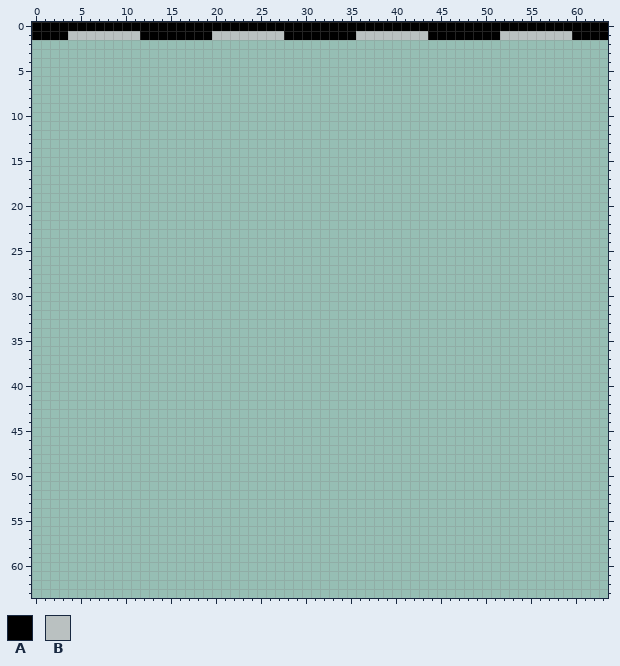
File history of a pixel-art file, Assets/Sprites/Ground Tiles/ground-tiles.ase. The first picture shows the starting point.
64x64 pixels, 1 frame. The old version is drawn lined up with the new one.
Palette (. is transparent): A #000000  B #bac1c1
Pixels before (only the part around the change), first column x 0:
 0 AAAAAAAAAAAAAAAAAAAAAAAAAAAAAAAAAAAAAAAAAAAAAAAAAAAAAAAAAAAAAAAA
 1 AAAABBBBBBBBAAAAAAAABBBBBBBBAAAAAAAABBBBBBBBAAAAAAAABBBBBBBBAAAA
 2 ................................................................
 3 ................................................................
 4 ................................................................
 5 ................................................................
 6 ................................................................
 7 ................................................................
 8 ................................................................
 9 ................................................................
10 ................................................................
11 ................................................................
12 ................................................................
13 ................................................................
14 ................................................................
15 ................................................................
16 ................................................................
17 ................................................................
18 ................................................................
19 ................................................................
20 ................................................................
21 ................................................................
22 ................................................................
23 ................................................................
24 ................................................................
25 ................................................................
26 ................................................................
27 ................................................................
28 ................................................................
29 ................................................................
30 ................................................................
31 ................................................................
32 ................................................................
33 ................................................................
34 ................................................................
35 ................................................................
36 ................................................................
37 ................................................................
38 ................................................................
39 ................................................................
40 ................................................................
41 ................................................................
42 ................................................................
43 ................................................................
44 ................................................................
45 ................................................................
46 ................................................................
47 ................................................................
48 ................................................................
49 ................................................................
50 ................................................................
51 ................................................................
52 ................................................................
53 ................................................................
54 ................................................................
55 ................................................................
56 ................................................................
57 ................................................................
58 ................................................................
59 ................................................................
60 ................................................................
61 ................................................................
62 ................................................................
63 ................................................................
Now the later version:
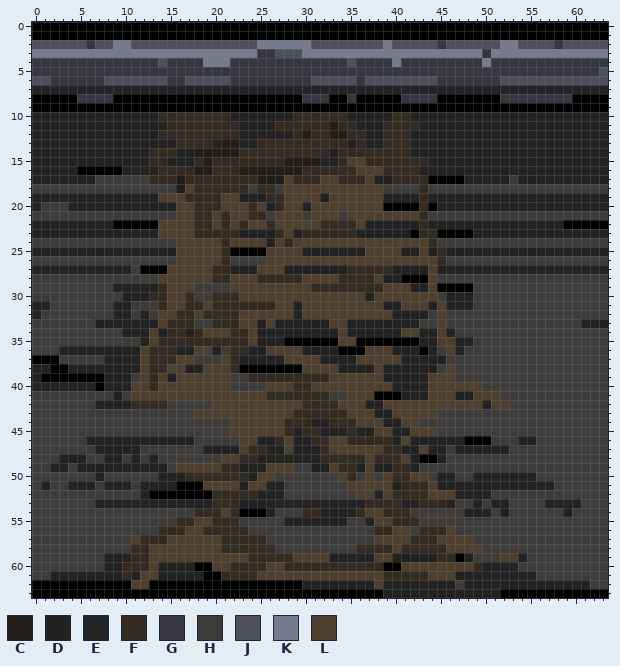
Colours new in this view: C #221d18  D #222222  E #232428  F #332a21  G #36373e  H #3e3c3b  J #4d4f5b  K #787b8e  L #4f3f2e
From old to new:
whole drawing moved by +0,-14 (the old picture is shown already moved)
Changed rows in their new state; - is an unchanged pixel.
first column x 0:
 1 ----AAAAAAAA--------AAAAAAAA--------AAAAAAAA--------AAAAAAAA----
 2 JJJJJJGJJKKJJJJJJJJJJJJJJKKKKKKJJJJJJJJKJJJJJGJJJJJJKKJJJJGJJJJJ
 3 KKKKKKKKKKKKKKKKKKKKKKKKKGGJJJKKKKKKKKKKKKKKKKKKKKGKKKKKKKKKKKKK
 4 GGGGGGGGGGGGGGJGGGGKKKGGGGGGGGGGGGGJGGGGKGGGGGGGGGKGGGGGGGGGGGGG
 5 GGGGGGGGGGGGGGGGGGGGGGGGGGGGGGGGGGGGGGGGGGGGGGGGGGGGGGGGGGGGGGGJ
 6 JJGGGGGGJJJJJJJGGJJJJJGGGGGGGGGJJJJJGJJJJJJJJGGGGGGGJJJJJJJJJJJJ
 7 EEEEEEEEEEEEEEEEEEEEEEEEEEEEEEEEEEEEEEEEEEEEEEEEEEEEEEEEEEEEEEEE
 8 AAAAAGGGGAAAAAAAAAAAAAAAAAAAAAGGGAAGAAAAAGGGGAAAAAAAGGGGGGGGAAAA
 9 AAAAAAAAAAAAAAAAAAAAAAAAAAAAAAAAAAAAAAAAAAAAAAAAAAAAAAAAAAAAAAAA
10 DDDDDDDDDDDDDDFFFFFFFFDDDDDDDFFFFFFDDDDDFFDDDDDDDDDDDDDDDDDDDDDD
11 DDDDDDDDDDDDDDDFFFFFFFFDDDDFFFFFFCFFDDDFFFFDDDDDDDDDDDDDDDDDDDDD
12 DDDDDDDDDDDDDDFFFFFFFFFDDDDDDFCFFCCFFDDFFFDDDDDDDDDDDDDDDDDDDDDD
13 DDDDDDDDDDDDDDDDFFFFDCCDDFFFFFFFFFFDFDDFFFDDDDDDDDDDDDDDDDDDDDDD
14 DDDDDDDDDDDDDFFFDDCCCCCFFFFFFFFFFDFFFFFFFFDDDDDDDDDDDDDDDDDDDDDD
15 DDDDDDDDDDDDDFFDDDFCFFFFFFFFCCCCDDFLLFFFFFFFDDDDDDDDDDDDDDDDDDDD
16 DDDDDAAAAADDDDFFFFCCFFFCCCCCCCFFFFFFLLLFFFFDDDDDDDDDDDDDDDDDDDDD
17 DDDDDDDHHHHHHFFFCFFFFFFFFCCCLFFFLLFFFLDDFFFFAAAADDDDDHDDDDDDDDDD
18 HHHHHHHHHHHHHHHHCLFFFFFFHFFHLLLLLLLLLLLHHHHFHHHHHHHHHHHHHHHHHHHH
19 DDDDDDDDDDDDDDLLLFFFFLLDDDFFLLLLDLLLLLLDDDDFDDDDDDDDDDDDDDDDDDDD
20 DHHHDDDDDDDDDDDDLLFFFLLLFLDFLLDLLLLLLLLAAAAFADDDDDDDDDDDDDDDDDDD
21 HHHHHHHHHHHHHHHHLLFFLFLLFFHLLLHLLLHLLLLLLLLFHHHHHHHHHHHHHHHHHHHH
22 DDDDDDDDDAAAAALLLLFFLFLFLLFLLLLLFFFFLDDDDDDFDDDDDDDDDDDDDDDAAAAA
23 DDDDDDDDDDDDDDLLLLFFFFFDDDDFLDFFFFFFDDDDDDAFFAAAADDDDDDDDDDDDDDD
24 HHHHHHHHHHHHHHHHLLLLLFLLLLDLFLLLLLLLLLLLLLLLFHHHHHHHHHHHHHHHHHHH
25 DDDDDDDDDDDDDDDDLLLLLFAAAALLLLDDDDDDDLLLLDDLDFDDDDDDDDDDDDDDDDDD
26 HHHHHHHHHHHHHHHHLLLLLFHHHHLLLLLLLLLLLLLLLLLLLFHHHHHHHHHHHHHHHHHH
27 DDDDDDDDDDDHAAALLLLLFFDDDLLLDDDDDDDFFFFFDDDDLDDDDDDDDDDDDDDDDDDD
28 HHHHHHHHHHHHHHLLLLLLFFLLLFFFFFLLLLFFFFLDDAAALHHHHHHHHHHHHHHHHHHH
29 HHHHHHHHHDDDDDFLLLHHHHLLLLLLLLLFFFFFFFFLLLDDLAAAAHHHHHHHHHHHHHHH
30 HHHHHHHHHHDDDFFLLFHHFFFLLLLLLLLLLLLLLDLLLLLLLHDDDHHHHHHHHHHHHHHH
31 DDHHHHHHHDDHHHFLLFFLFFFFFFFLLDLLLLLLLLLDDLLLDLDDDHHHHHHHHHHHHHHH
32 DHHHHHHHHDDHDHLLFFLFFFFLLLLLLDLLLLLLLLLLDDDDHLHHHHHHHHHHHHHHHHHH
33 HHHHHHHDDDDDDDLFFFHHFFFLLDLDDDDDDLLDDDDDDDDHHLHHHHHHHHHHHHHHHDDD
34 HHHHHHHHHHDDDLDFFDFLLLFFLDDDDDDDDDLDDDDDDLLDDLDHHHHHHHHHHHHHHHHH
35 HHHHHHHHHHHHDLFFFFFFFFFFLDDDAAAAAALLAAAAAAADDLLDDHHHHHHHHHHHHHHH
36 HHHDDDDDDDDDLFFFDDLLDHFFDDLLLLDDDDAAALLLDDDADHLDHHHHHHHHHHHHHHHH
37 AAAHHHHHDDDDLFFFLLHHHLFDDDDDLLLLDDDDLLLLLDDDDDHHHHHHHHHHHHHHHHHH
38 DDAADDDDDDDDLFFLLDDLLLFAAAAAAALLLLDDDDLDDDDDDHLHHHHHHHHHHHHHHHHH
39 DAAAAAAADDDHLFLDLLLLLLHHFFFFFFFFFLLLLLLDDDDDLLLHHHHHHHHHHHHHHHHH
40 DDDDDDDADDDLLFLLLLLLLLHHHHLLLFFLLLLLLLLLDDDDLLLLLLHHHHHHHHHHHHHH
41 HHHHHHHHHDHLLLLLLLLLLLLLLLFFFFFFFHHLLLAAADDDLLLDDLLLHHHHHHHHHHHH
42 HHHHHHHDDDDFFFFHHHHHLLLLLLLLLLFFFFLLLDDLLLLLLLLLLLDLLHHHHHHHHHHH
43 HHHHHHHHHHHHHHHHHHLLLLLLLLLLLFFFFFFLLLDDLLLLLHHHHHHHHHHHHHHHHHHH
44 HHHHHHHHHHHHHHHHHHHHHHLLLLLLFFFDDFFFLLLDDLLHHHHHHHHHHHHHHHHHHHHH
45 HHHHHHHHHHHHHHHHHHHHHHLLLLLLFDFFDDDFDDLLDDLLLHHHHHHHHHHHHHHHHHHH
46 HHHHHHDDDDDDDDDDDDHHHHHLLDDFLDDFFLLFFFFFDLDDDDDDAAAHHHDDHHHHHHHH
47 HHHHHHHDDDDDHHHHHHHDDDDLFFDDLDDDFLLLLLLFFDDLDDHDDDDDDHHHHHHHHHHH
48 HHHDDDHHDDHDHDHHHHHHHLLFFDDDDDDDFFFFFLFFFLDAADHHHHHHHHHHHHHHHHHH
49 HHDDHDDDDDDDDDDHLLLLLFFDDDLLLHHDDLFFDLDDFFDHHHHHHHHHHHHHHHHHHHHH
50 HHHHHHHDHHHHHHDDDFFFFFFFDLLHHHHHHHLFHLHLFFLLHDDHHDDDDDDDHHHHHHHH
51 HDHHDDDHDDDHDDDDAAALLLLDLLDDHHHHHHHLLLLLDFFFLDDDDDDDDDDDDDHHHHHH
52 HHHHHHHHHHHHDAAAAAAAFFFFFDDDHHHHHHHHLLDLFFFFLLLDDDDHHHHHHHHHHHHH
53 HHHHHHHDDDDDDDDDDDDDFFFDDDDDDDDDDDDDDFFFFDDFFFDHHDHDDHHHHDDDDHHH
54 HHHHHHHHHHHHHHHHHHFFFLFAAADHHHFFDDDDFLLFFFHHHHHHDDDHDHHHHHHDHHHH
55 HHHHHHHHHHHHHHHHFFLLFFFHHHHHDDDDDDDHHDLLFFFHHHHHHHHHHHHHHHHHHHHH
56 HHHHHHHHHHHHHHFFFLLFFFFFHHHHHHHHHHHHHHFFLLHFFFLHHHHHHHHHHHHHHHHH
57 HHHHHHHHHHHLFFFLLLLLLFFFFFHHHHHHHHHHHHLLLLFFFLLLLHHHHHHHHHHHHHHH
58 HHHHHHHHHHHFFLLLLLLLLFFFFFFHHHHHHHHHFFFFLFFFFFLLLLHHHHHHHHHHHHHH
59 HHHHHHHHDDDFFLLLLLLLLLLLFFFFFLLLLDDDDDLLDDDDDFFADHHHLLDHHHHHHHHH
60 HHHHHHHHDDFFFLDDDDAALLFFFFLLFFFFFFFFFFFAALLLLLLLLFDDDDHHHHHHHHHH
61 HHDDDDDDDDFDLLDDDDDAAFFFFLLLLLLLLLLLLLLFFFFFLLLDDDDDDDDDHHHHHHHH
62 AAAAAAAAAAALLAAAAAAAAAAAAAAAAADDDDDDDDLDDDDDDDDHDDDDDDDDDDDDDDHH
63 AAAAAAAAAAAAAAAAAAAAAAAAAAAAAAAAAAAAAAADDDDDDDDDDDDDAAAAAAAAAAAA
